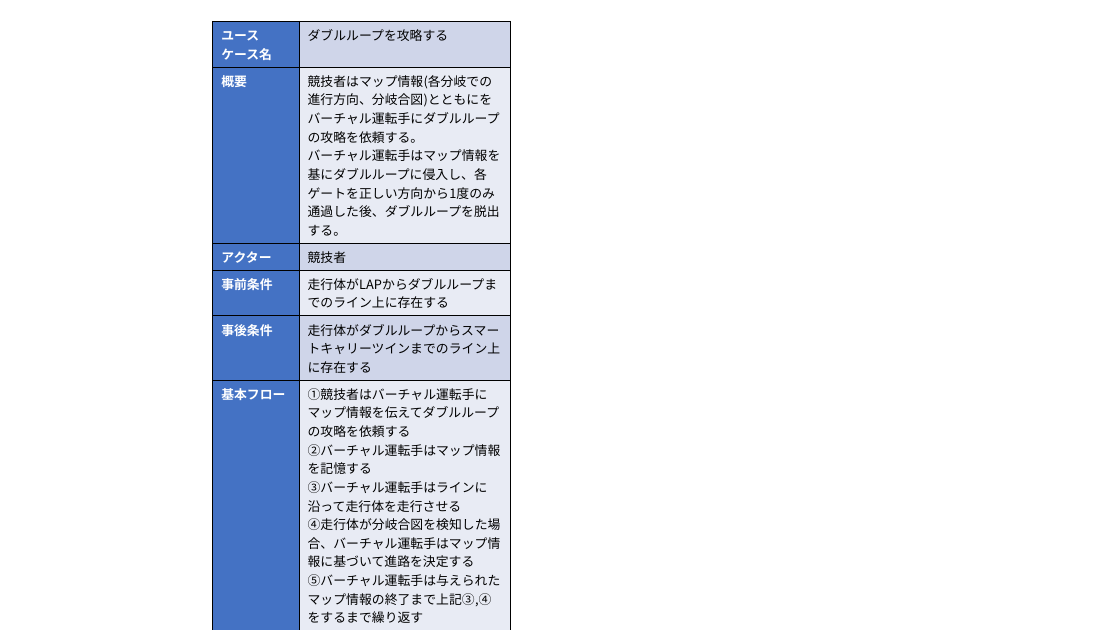
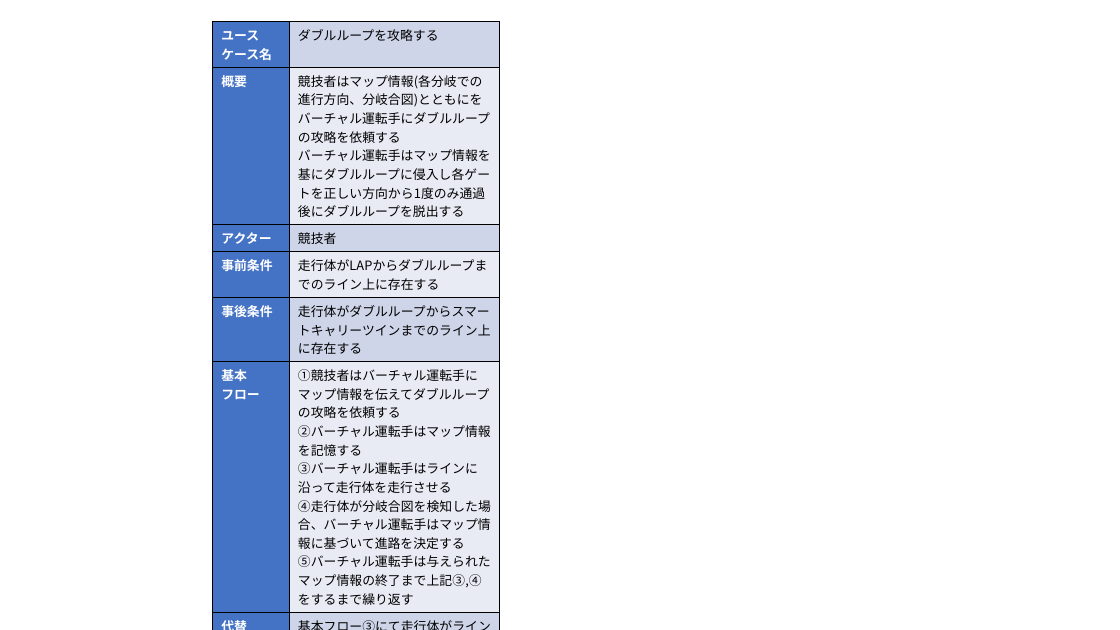
Before and after one commit to miyoshiyuu-systena/tenarobo-primary-mil-2025, a slide deck: slide 1 of model/素材/2.2.2_ユースケース記述.pptx. Drawn at 1120x630 pixels with LibreOffice and Linux fonts; fonts in the diff are those of the drawing. Boxes give left, top, right and bottom in pixels: in the first picture for what was removed or moved away, otherwise in the second. Text is boxed around its words. In the diff, an @@ line names an element or a change of style, - is before the commit and + after.

```diff
--- a/model/素材/2.2.2_ユースケース記述.pptx
+++ b/model/素材/2.2.2_ユースケース記述.pptx
@@ table at [213, 22, 499, 575] @@
-row 2, column 2: 競技者はマップ情報(各分岐での進行方向、分岐合図)とともにをバーチャル運転手にダブルループの攻略を依頼する。 / バーチャル運転手はマップ情報を基にダブルループに侵入し、各ゲートを正しい方向から1度のみ通過した後、ダブルループを脱出する。
+row 2, column 2: 競技者はマップ情報(各分岐での進行方向、分岐合図)とともにをバーチャル運転手にダブルループの攻略を依頼する / バーチャル運転手はマップ情報を基にダブルループに侵入し各ゲートを正しい方向から1度のみ通過後にダブルループを脱出する
-row 6, column 1: 基本フロー
+row 6, column 1: 基本 / フロー
-row 7, column 1: 代替フロー
+row 7, column 1: 代替 / フロー
@@ table: place and size @@
-table at [213, 22, 510, 591]
+table at [213, 22, 499, 575]
```
Also in this commit, not shown: 16 other files.
